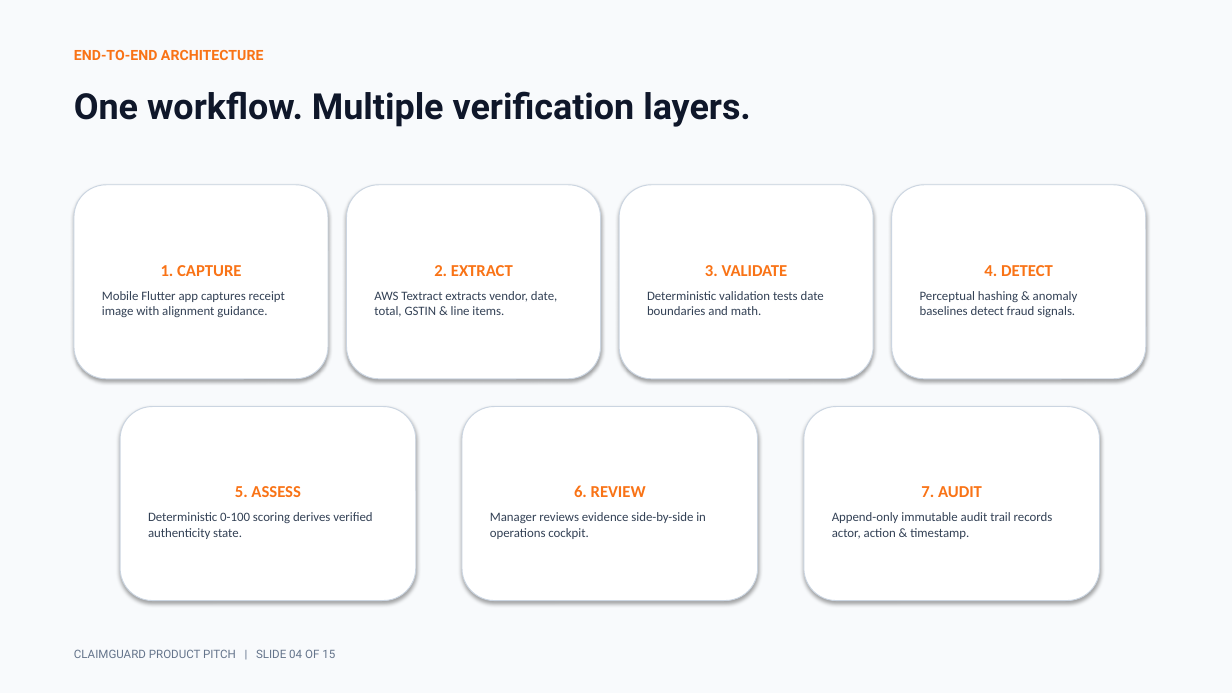
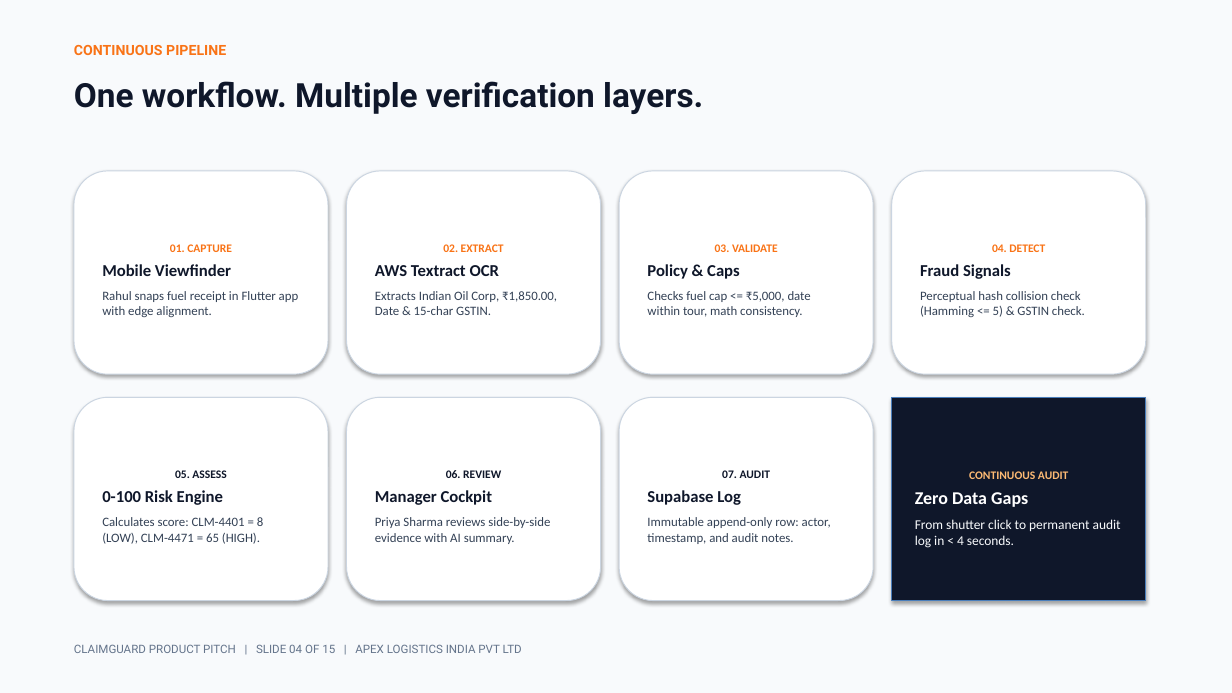
Before and after one commit to sgk18/Claim_guard, a slide deck: slide 4 of ClaimGuard_Product_Pitch.pptx. Drawn at 1232x693 pixels with LibreOffice and Linux fonts; fonts in the diff are those of the drawing. Boxes give left, top, right and bottom in pixels: in the first picture for what was removed or moved away, otherwise in the second. Text is boxed around its words. In the diff, an @@ line names an element or a change of style, - is before the commit and + after.

Commit message:
feat: add HTML product pitch presentation and PPTX generation script

```diff
--- a/ClaimGuard_Product_Pitch.pptx
+++ b/ClaimGuard_Product_Pitch.pptx
@@ text at box(74, 45, 226, 55): text changed @@
-END-TO-END ARCHITECTURE
+CONTINUOUS PIPELINE
@@ text "One workflow. Multiple verification layers.": place and size @@
-text "One workflow. Multiple verification layers." at box(74, 91, 751, 127)
+text "One workflow. Multiple verification layers." at box(74, 81, 703, 114)
@@ text "One workflow. Multiple verification layers." at box(74, 81, 703, 114): size 28 to 26 pt @@
@@ rounded rectangle "01. CAPTURE": place and size @@
-rounded rectangle "01. CAPTURE" at box(74, 185, 328, 379)
+rounded rectangle "01. CAPTURE" at box(74, 171, 328, 374)
@@ rounded rectangle "02. EXTRACT": place and size @@
-rounded rectangle "02. EXTRACT" at box(347, 185, 601, 379)
+rounded rectangle "02. EXTRACT" at box(347, 171, 601, 374)
@@ rounded rectangle "03. VALIDATE": place and size @@
-rounded rectangle "03. VALIDATE" at box(619, 185, 873, 379)
+rounded rectangle "03. VALIDATE" at box(619, 171, 873, 374)
@@ rounded rectangle "04. DETECT": place and size @@
-rounded rectangle "04. DETECT" at box(892, 185, 1146, 379)
+rounded rectangle "04. DETECT" at box(892, 171, 1146, 374)
@@ text in rounded rectangle at box(102, 244, 299, 317): text changed @@
-1. CAPTURE
-Mobile Flutter app captures receipt image with alignment guidance.
+01. CAPTURE
+Mobile Viewfinder
+Rahul snaps fuel receipt in Flutter app with edge alignment.
@@ text in rounded rectangle at box(375, 244, 557, 315): text changed @@
-2. EXTRACT
-AWS Textract extracts vendor, date, total, GSTIN & line items.
+02. EXTRACT
+AWS Textract OCR
+Extracts Indian Oil Corp, ₹1,850.00, Date & 15-char GSTIN.
@@ text in rounded rectangle at box(647, 244, 811, 317): text changed @@
-3. VALIDATE
-Deterministic validation tests date boundaries and math.
+03. VALIDATE
+Policy & Caps
+Checks fuel cap <= ₹5,000, date within tour, math consistency.
@@ text in rounded rectangle at box(920, 264, 1085, 317): text changed @@
-4. DETECT
-Perceptual hashing & anomaly baselines detect fraud signals.
+04. DETECT
+Fraud Signals
+Perceptual hash collision check (Hamming <= 5) & GSTIN check.
@@ rounded rectangle "05. ASSESS": place and size @@
-rounded rectangle "05. ASSESS" at box(120, 407, 416, 601)
+rounded rectangle "05. ASSESS" at box(74, 397, 328, 601)
@@ rounded rectangle "06. REVIEW": place and size @@
-rounded rectangle "06. REVIEW" at box(462, 407, 758, 601)
+rounded rectangle "06. REVIEW" at box(347, 397, 601, 601)
@@ rounded rectangle "07. AUDIT": place and size @@
-rounded rectangle "07. AUDIT" at box(804, 407, 1100, 601)
+rounded rectangle "07. AUDIT" at box(619, 397, 873, 601)
@@ rectangle added at box(892, 397, 1146, 601), fill #0F172A, outline #4B7EBC 0.75 pt, 10.5 pt, text #F8FAFC @@
+CONTINUOUS AUDIT
+Zero Data Gaps
+From shutter click to permanent audit log in < 4 seconds.
@@ text in rounded rectangle at box(102, 470, 263, 544): text changed @@
-5. ASSESS
-Deterministic 0-100 scoring derives verified authenticity state.
+05. ASSESS
+0-100 Risk Engine
+Calculates score: CLM-4401 = 8 (LOW), CLM-4471 = 65 (HIGH).
@@ text in rounded rectangle at box(375, 470, 550, 544): text changed @@
-6. REVIEW
-Manager reviews evidence side-by-side in operations cockpit.
+06. REVIEW
+Manager Cockpit
+Priya Sharma reviews side-by-side evidence with AI summary.
@@ text in rounded rectangle at box(647, 470, 831, 544): text changed @@
-7. AUDIT
-Append-only immutable audit trail records actor, action & timestamp.
+07. AUDIT
+Supabase Log
+Immutable append-only row: actor, timestamp, and audit notes.
@@ text at box(74, 644, 522, 653): text changed @@
-CLAIMGUARD PRODUCT PITCH | SLIDE 04 OF 15
+CLAIMGUARD PRODUCT PITCH | SLIDE 04 OF 15 | APEX LOGISTICS INDIA PVT LTD
```
Also in this commit, not shown: 14 other slides changed, 2 other files.
